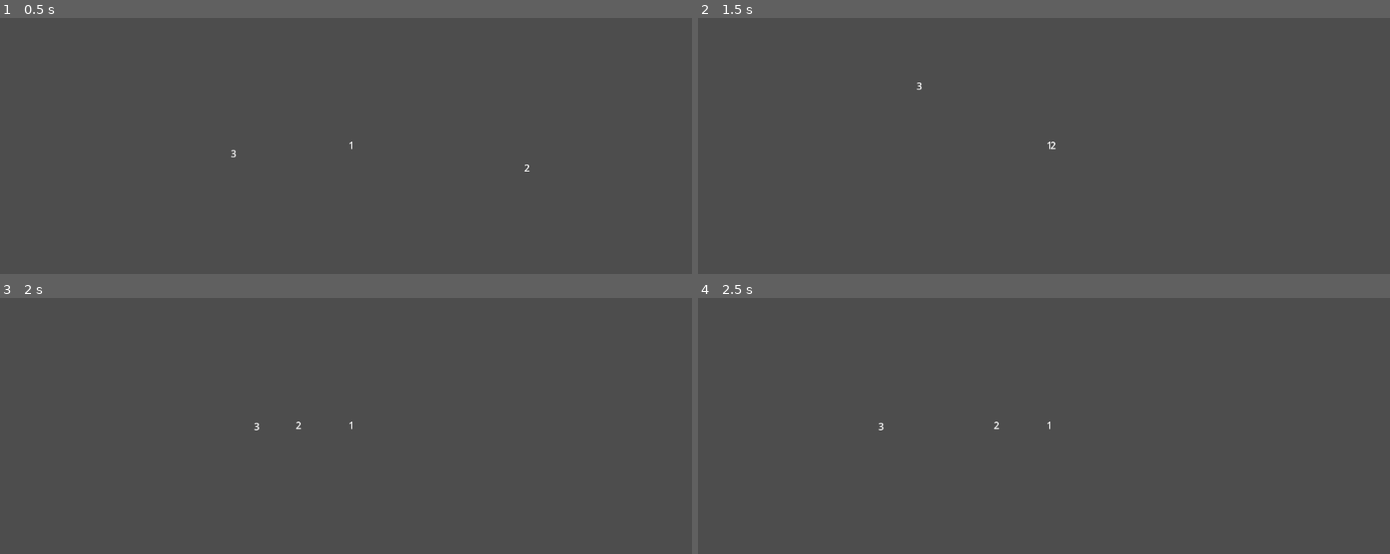
Above: before the commit, frames 1-4 (two rows, left to right).
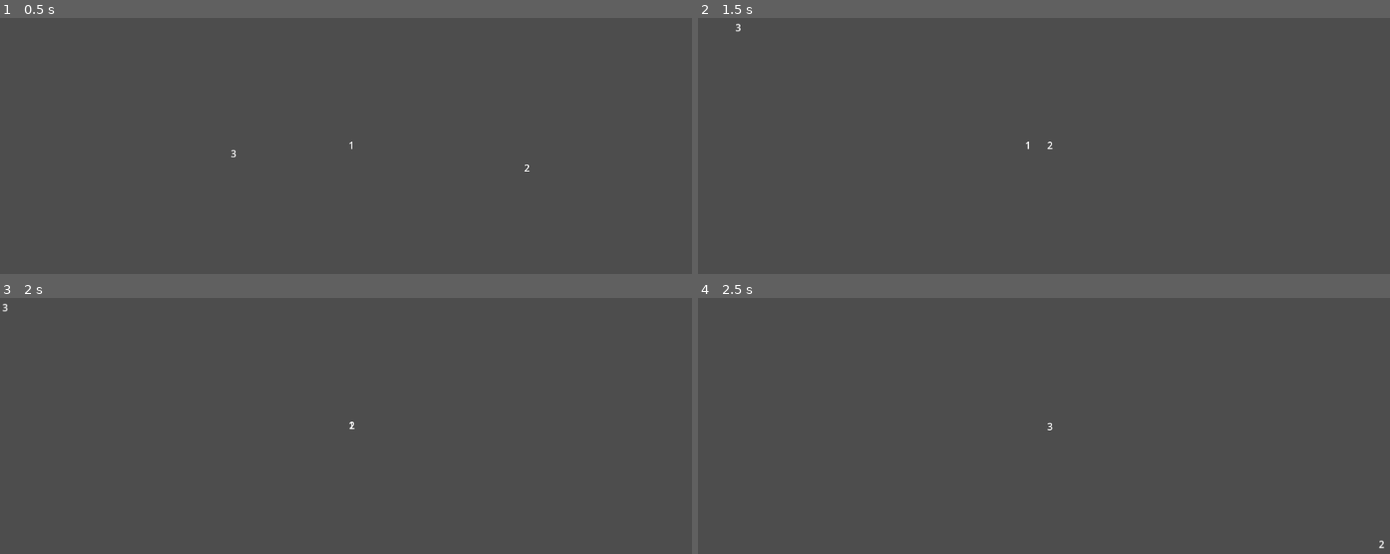
Above: after the commit, the same moments.

Repository: TrobadorFR/gmtk-game-jam-2025-project
Game: Godot game, scene res://scenes/main_scene.tscn
Two runs of this game, one before a commit and one after it. Both use one fixed random seed, a clock stepped at 60 frames per second and the inputs below.
Inputs:
- Up to frame 1 (0.5 s): no input
- Up to frame 2 (1.5 s): tap Enter (ui_accept) at 0.5, 0.77, 1.25 s; hold Right (ui_right) from 0.53 s (still down); tap Q (dbg_switch_char) at 0.6, 1.35 s
- Up to frame 3 (2 s): keep holding Right (ui_right); tap Enter (ui_accept) at 1.52 s
- Up to frame 4 (2.5 s): release Right (ui_right) at 2.03 s; hold Left (ui_left) from 2.03 s (still down); tap Q (dbg_switch_char) at 2.1 s

Frame 1 is identical in both runs. In frame 2, less than 0.1% of the frame differs, in the area x 5-52%, y 2-52%; in frame 3, less than 0.1%; in frame 4, less than 0.1%.

Commit message:
Switching works, movement mostly works

Diff:
--- a/animals/ai_controller.gd
+++ /dev/null
@@ -1,4 +0,0 @@
-class_name AIController
-extends Controller
-
-# Does nothing for now
--- /dev/null
+++ b/animals/base_ai_controller.gd
@@ -0,0 +1,8 @@
+class_name BaseAIController
+extends Controller
+# Base controller
+
+func _ready():
+	current_character = get_parent()
+	super._ready() # Primarily for error handling
+	enabled = true
--- a/animals/character.gd
+++ b/animals/character.gd
@@ -3,6 +3,10 @@
 
 @export var SPEED = 300.0
 @export var JUMP_VELOCITY = -400.0
+
+## AI controller. Enabled by default on every character, should be on if no
+## other controller is active. Managed by CharacterManager.
+@onready var ai_controller := $BaseAIController
 
 ## Commands received from controller
 class CommandPackage extends RefCounted: # RAAH THIS SUCKS
--- a/animals/character.tscn
+++ b/animals/character.tscn
@@ -1,7 +1,7 @@
 [gd_scene load_steps=4 format=3 uid="uid://b64tc37q3gcnw"]
 
 [ext_resource type="Script" uid="uid://xq6maw2qhs0d" path="res://animals/character.gd" id="1_mh6dr"]
-[ext_resource type="Script" uid="uid://depx5bfveeqe7" path="res://animals/ai_controller.gd" id="2_na5lv"]
+[ext_resource type="Script" uid="uid://depx5bfveeqe7" path="res://animals/base_ai_controller.gd" id="2_na5lv"]
 
 [sub_resource type="RectangleShape2D" id="RectangleShape2D_mh6dr"]
 
@@ -15,6 +15,5 @@
 
 [node name="Sprite2D" type="Sprite2D" parent="."]
 
-[node name="AIController" type="Node" parent="."]
+[node name="BaseAIController" type="Node2D" parent="."]
 script = ExtResource("2_na5lv")
-metadata/_custom_type_script = "uid://depx5bfveeqe7"
--- a/animals/character_manager.gd
+++ b/animals/character_manager.gd
@@ -4,16 +4,43 @@
 ## view.
 
 @onready var characters := get_children()
-var player_controller
+var player_controller : PlayerController
+var starting_character : Character
 
-func _ready(): # temporary
-	SignalBus.connect("switch_character", switch_character)
-	for char in get_children():
-		for child in char.get_children():
-			if child is PlayerController:
-				player_controller = child
+func _ready():
+	SignalBus.connect("switch_player_character", switch_player_character)
 
-func switch_character():
+	# setting initial character. for testing.
+	#print(characters[0])
+	#starting_character.add_child(player_controller)
+	player_controller = $Character/PlayerController
+	starting_character = $Character
+	player_controller.current_character = starting_character
+	player_controller.enabled = true
+	starting_character.ai_controller.enabled = false
+
+	print(characters)
+
+var dbg_char := 0
+func switch_player_character(character: Character):
+	# keep old char, gotta do things to it
 	var old_char = player_controller.current_character
-	player_controller.current_character = characters[2]
-	old_char.add_child(AIController.new())
+	# since we don't have any mechanics implemented for switching atm, we just
+	# cycle between the existing characters.
+	var new_char : Character = characters[dbg_char]
+
+	print("Reparenting player controller from %s to %s" % [old_char.name, new_char.name])
+	dbg_char = 0 if (dbg_char + 1) >= characters.size() else dbg_char + 1
+
+	# disable ai on new char
+	new_char.ai_controller.enabled = false
+
+	# switch the player controller's associations
+	player_controller.reparent(new_char)
+	player_controller.current_character = new_char
+	player_controller.global_position = new_char.global_position
+	# we can shoot a signal here if we want player_controller to do things
+	# once it receives its new character.
+
+	# reactivate ai on old char
+	old_char.ai_controller.enabled = true
--- a/animals/character_manager.tscn
+++ /dev/null
@@ -1,6 +0,0 @@
-[gd_scene load_steps=2 format=3 uid="uid://dbk8y2jp2tlab"]
-
-[ext_resource type="Script" uid="uid://dais5l217vgel" path="res://animals/character_manager.gd" id="1_2gj47"]
-
-[node name="CharacterManager" type="Node2D"]
-script = ExtResource("1_2gj47")
--- a/animals/controller.gd
+++ b/animals/controller.gd
@@ -1,5 +1,17 @@
 class_name Controller
-extends Node
+extends Node2D
 
-@export var current_character : Character
-@export var enabled : bool
+var current_character : Character
+var enabled : bool = false
+
+func _ready():
+	#if current_character is not Character:
+		#printerr(
+			#"ERROR: Controller %s is child of node %s of type %s, should be Character instead" % [
+				#self.get_path(),
+				#get_parent().get_path(),
+				#get_parent().get_class()
+			#]
+		#)
+	# DISABLED for now because it's giving errors when it shouldn't
+	pass
--- a/animals/player_controller.gd
+++ b/animals/player_controller.gd
@@ -1,14 +1,14 @@
 class_name PlayerController
 extends Controller
 
-
-
-func _physics_process(delta: float) -> void:
+func _process(delta: float) -> void:
 	if enabled:
+		# Process commands and send it to the character
 		current_character.commands.movement = Input.get_axis("ui_left", "ui_right")
 
 		current_character.commands.jump = Input.is_action_just_pressed("ui_up")
 		current_character.commands.interact = Input.is_action_just_pressed("ui_accept")
 
 		if Input.is_action_just_pressed("dbg_switch_char"):
-			SignalBus.emit_signal("switch_character")
+			SignalBus.emit_signal("switch_player_character", null)
+			# TODO: this must include the reference to the next character later
--- a/autoload/signal_bus.gd
+++ b/autoload/signal_bus.gd
@@ -3,4 +3,4 @@
 ## This will hold all our signals in one script, to make them easier to access.
 
 signal change_scene(scene_name: String)
-signal switch_character # later, include character id
+signal switch_player_character(character: Character) # later, include character id
--- a/scenes/game_scene.tscn
+++ b/scenes/game_scene.tscn
@@ -1,7 +1,7 @@
 [gd_scene load_steps=5 format=3 uid="uid://f6rxbf1r4663"]
 
 [ext_resource type="PackedScene" uid="uid://b3tbx18hoxit5" path="res://world/world.tscn" id="1_w5aja"]
-[ext_resource type="PackedScene" uid="uid://dbk8y2jp2tlab" path="res://animals/character_manager.tscn" id="2_onqr8"]
+[ext_resource type="Script" uid="uid://dais5l217vgel" path="res://animals/character_manager.gd" id="3_bw6k5"]
 [ext_resource type="PackedScene" uid="uid://b64tc37q3gcnw" path="res://animals/character.tscn" id="3_ycayy"]
 [ext_resource type="PackedScene" uid="uid://dop7dnv405kgo" path="res://animals/player_controller.tscn" id="4_y3j0m"]
 
@@ -9,14 +9,11 @@
 
 [node name="World" parent="." instance=ExtResource("1_w5aja")]
 
-[node name="CharacterManager" parent="." instance=ExtResource("2_onqr8")]
+[node name="CharacterManager" type="Node2D" parent="."]
+script = ExtResource("3_bw6k5")
 
 [node name="Character" parent="CharacterManager" instance=ExtResource("3_ycayy")]
 position = Vector2(440, 188)
-
-[node name="PlayerController" parent="CharacterManager/Character" node_paths=PackedStringArray("current_character") instance=ExtResource("4_y3j0m")]
-current_character = NodePath("..")
-enabled = true
 
 [node name="Label" type="Label" parent="CharacterManager/Character"]
 offset_left = -8.0
@@ -24,6 +21,9 @@
 offset_right = 32.0
 offset_bottom = -21.0
 text = "1"
+metadata/_edit_use_anchors_ = true
+
+[node name="PlayerController" parent="CharacterManager/Character" instance=ExtResource("4_y3j0m")]
 
 [node name="Character2" parent="CharacterManager" instance=ExtResource("3_ycayy")]
 position = Vector2(725, 225)
@@ -34,6 +34,7 @@
 offset_right = 99.0
 offset_bottom = -21.0
 text = "2"
+metadata/_edit_use_anchors_ = true
 
 [node name="Character3" parent="CharacterManager" instance=ExtResource("3_ycayy")]
 position = Vector2(247, 270)
@@ -44,3 +45,4 @@
 offset_right = 33.0
 offset_bottom = -19.0
 text = "3"
+metadata/_edit_use_anchors_ = true
Not shown: 1 places in animals/ai_controller.tscn that only renumber resources
Renamed: animals/ai_controller.gd.uid -> animals/base_ai_controller.gd.uid
